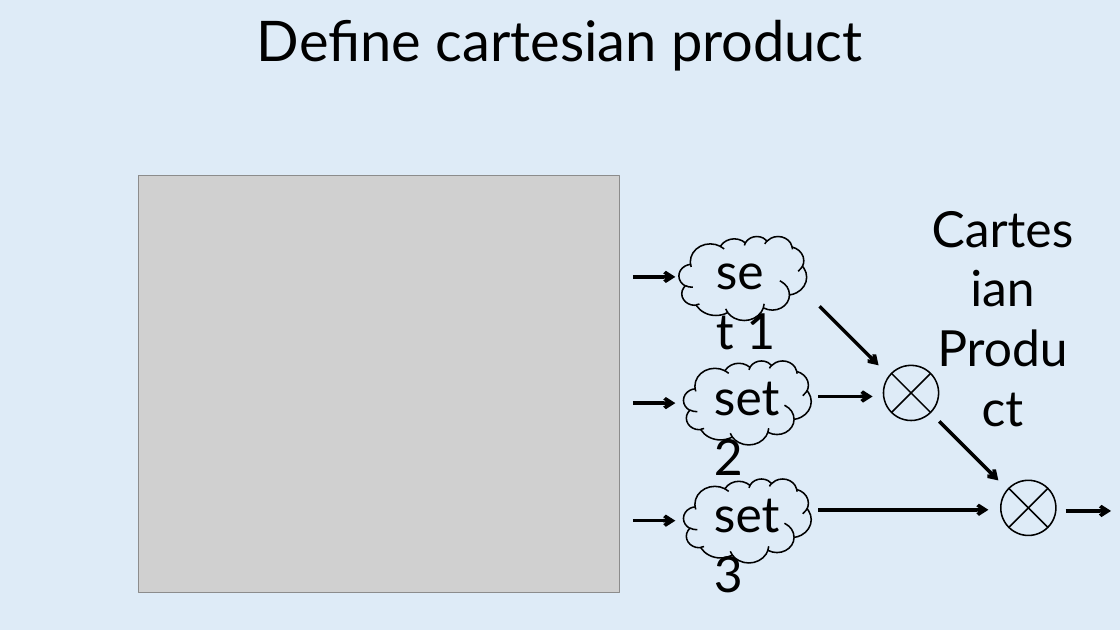
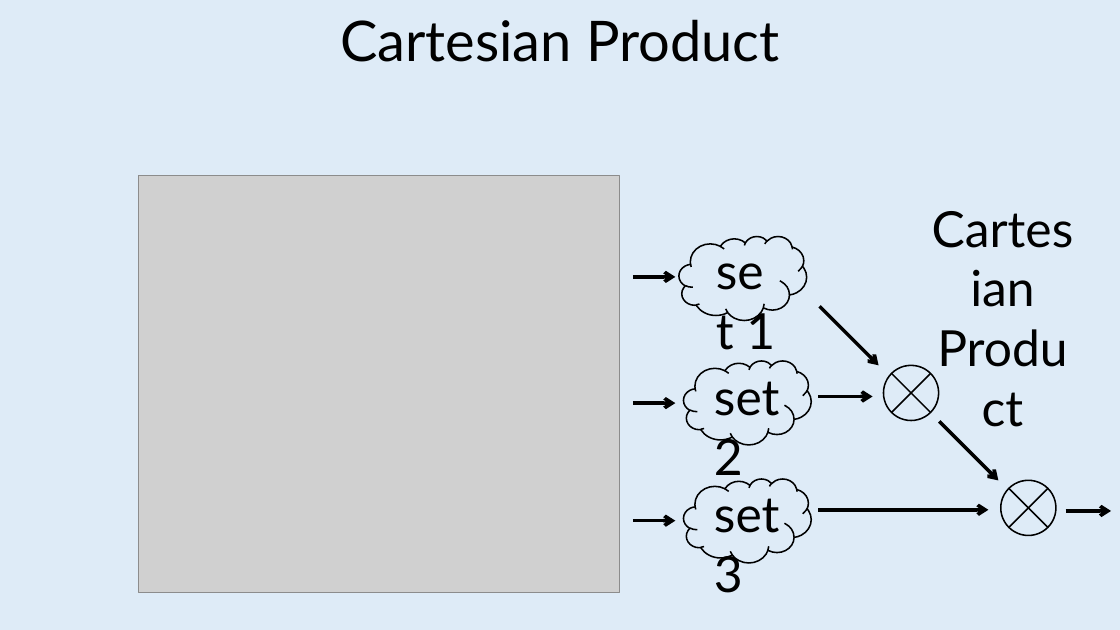
Before and after one commit to jeromerg/NCase, a slide deck: slide 19 of src/Documentation/Slides/Slides.pptx (slide 13 before the commit). Drawn at 1120x630 pixels with LibreOffice and Linux fonts; fonts in the diff are those of the drawing; grey boxes stand for pictures. Boxes give left, top, right and bottom in pixels: in the first picture for what was removed or moved away, otherwise in the second. Text is boxed around its words. In the diff, an @@ line names an element or a change of style, - is before the commit and + after.

```diff
--- a/src/Documentation/Slides/Slides.pptx
+++ b/src/Documentation/Slides/Slides.pptx
@@ text at [340,19,779,62]: text changed @@
-Define cartesian product
+Cartesian Product
```
Also in this commit, not shown: 11 other slides changed, 9 slides added, 2 slides removed.
